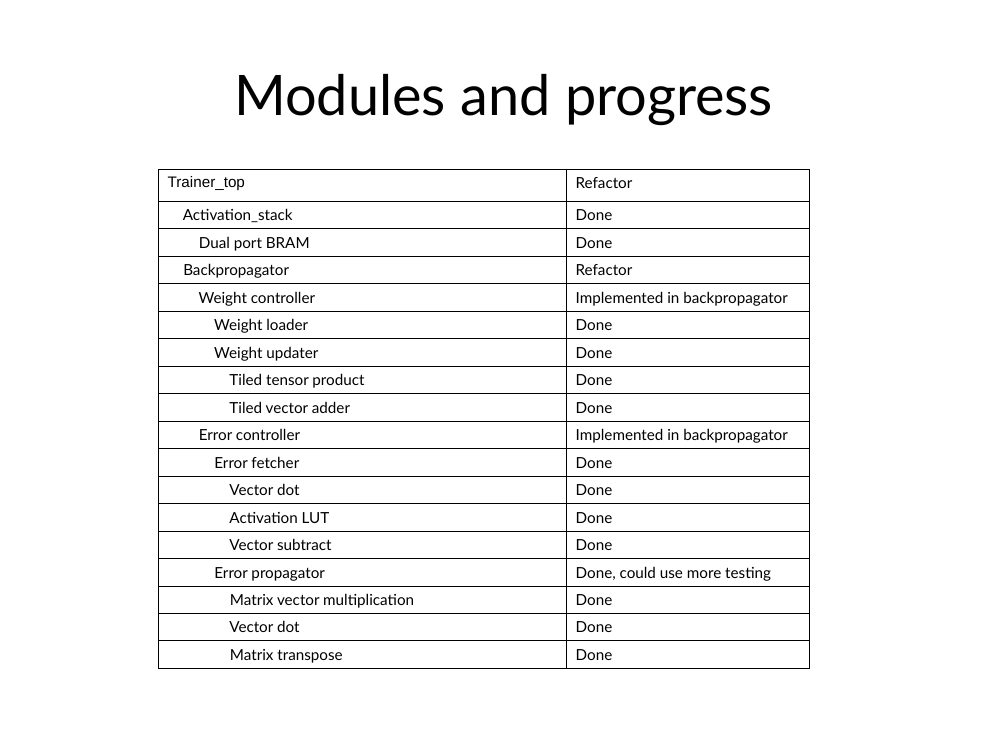
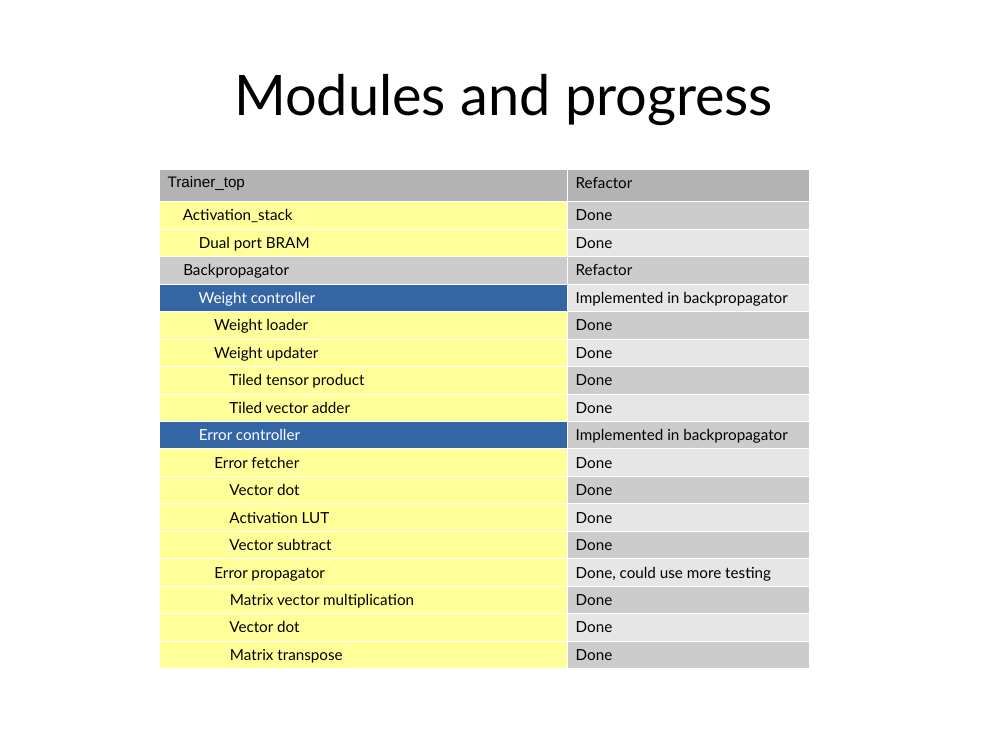
Before and after one commit to MihailoIsakov/layer_multiplex_nn, a slide deck: slide 1 of backpropagation/docs/doc.odp. Drawn at 1008x756 pixels with LibreOffice and Linux fonts; fonts in the diff are those of the drawing. Boxes give left, top, right and bottom in pixels: in the first picture for what was removed or moved away, otherwise in the second. Text is boxed around its words. In the diff, an @@ line names an element or a change of style, - is before the commit and + after.

```diff
--- a/backpropagation/docs/doc.odp
+++ b/backpropagation/docs/doc.odp
@@ table at [159, 169, 810, 667] @@
@@ fill none to #B3B3B3 in row 1 @@
@@ fill none to #FFFF99 in 14 cells @@
@@ fill none to #CCCCCC in 10 cells @@
@@ fill none to #E6E6E6 in 8 cells @@
@@ fill none to #3465A4 in 2 cells @@
@@ text colour #000000 to #FFFFFF in "Weight controller", "Error controller" @@
@@ borders changed @@
```
Also in this commit, not shown: 6 other slides changed.
